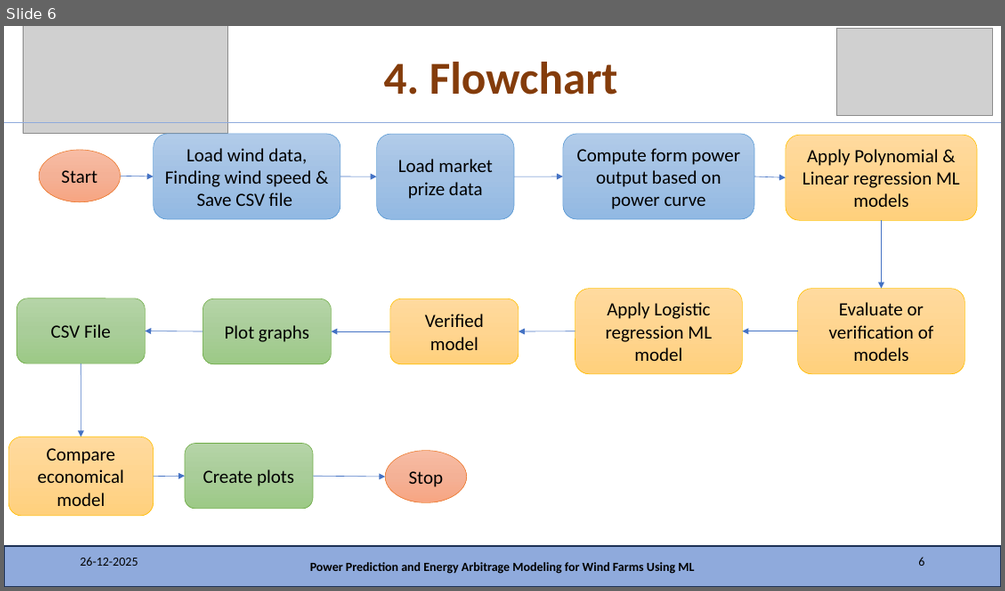
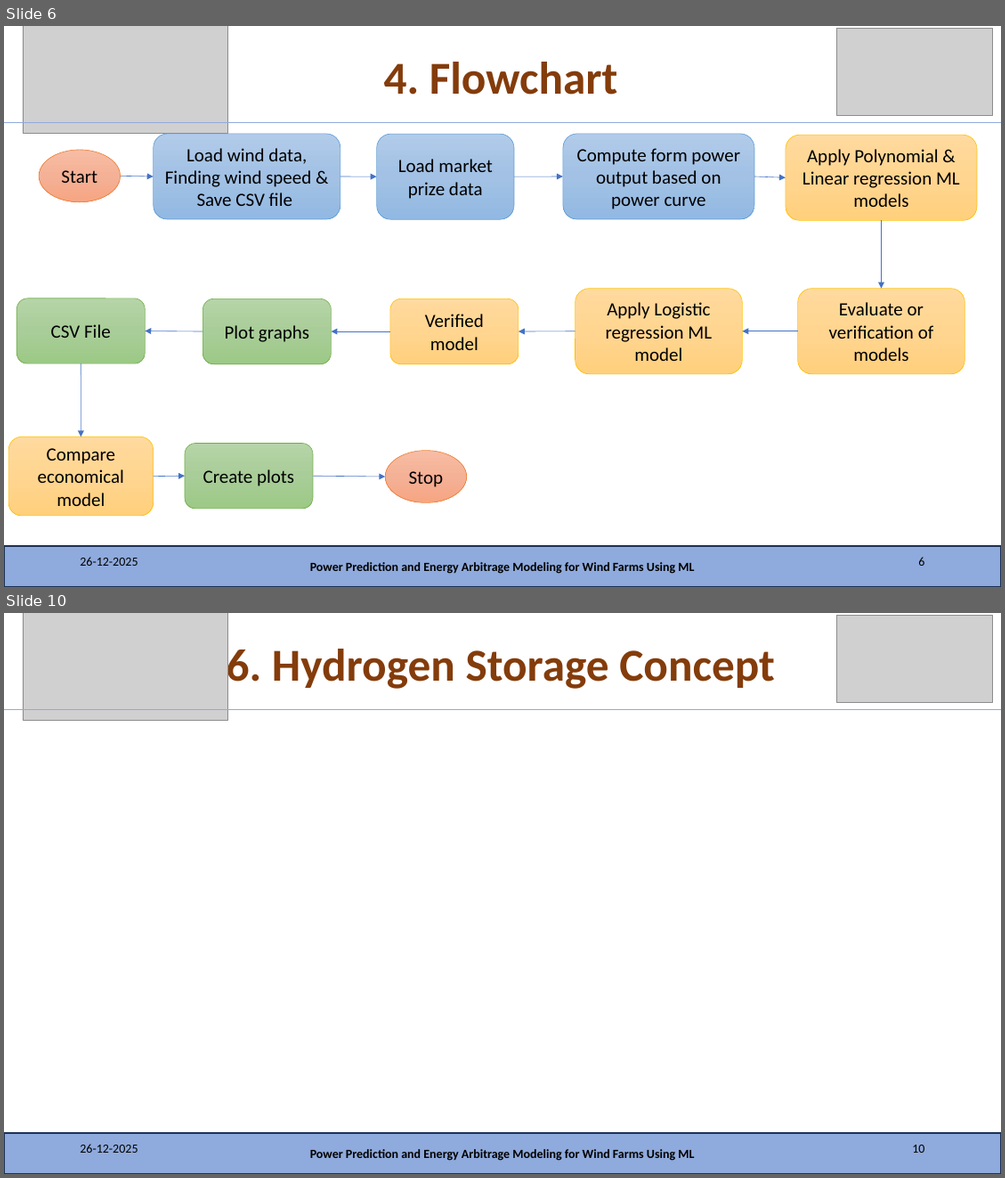
Before and after one commit to MadhaveshG/wind-h2-arbitrage, a slide deck: Presentation/Presentation_06_01_2026.pptx. Shown one above the other, each under a label of ours: slide 6 before the commit, slides 6 and 10 after it; the slides between them are not shown. The pictures are 1005x591 and 1005x1178 pixels, drawn with LibreOffice and Linux fonts; fonts in the diff are those of the drawing; grey boxes stand for pictures. Boxes give left, top, right and bottom in pixels: in the first picture for what was removed or moved away, otherwise in the second. Text is boxed around its words. In the diff, an @@ line names an element or a change of style, - is before the commit and + after.

```diff
--- a/Presentation/Presentation_06_01_2026.pptx
+++ b/Presentation/Presentation_06_01_2026.pptx
@@ slide 10 added at (4, 613, 1001, 1174), background #FFFFFF @@
@@ picture added at (23, 613, 228, 720) @@
@@ picture added at (836, 616, 992, 702) @@
@@ title added at (226, 643, 775, 692), 44 pt, text #843C0B, bold @@
+6. Hydrogen Storage Concept
@@ line added from (4, 709) to (1001, 709), #8FAADC 0.5 pt @@
@@ rectangle added at (4, 1133, 1001, 1174), fill #8FAADC, outline #1E3256 1 pt @@
@@ text added at (80, 1143, 138, 1152), 12 pt, text #000000 @@
+26-12-2025
@@ page number added at (912, 1144, 924, 1152), 12 pt, text #000000 @@
+10
@@ text added at (310, 1149, 694, 1160), 12 pt, text #000000, bold @@
+Power Prediction and Energy Arbitrage Modeling for Wind Farms Using ML
```
Also in this commit, not shown: 7 slides changed, 6 other slides added, 1 other file.
